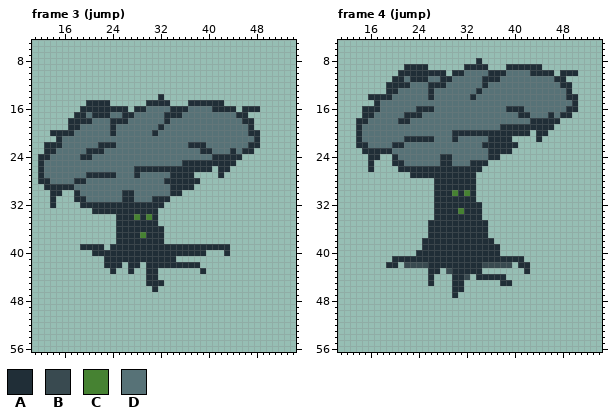
Two versions of one pixel-art file, Assets/Sprites/Player.aseprite. This is how it looked before the edit.
64x64 pixels, 16 frames. Shown: frame 3 (jump): x 11..54, y 5..56; frame 4 (jump): x 11..54, y 5..56. The commit also changed other frames, which this record leaves out.
Palette (. is transparent): A #202e37  B #394a50  C #468232  D #577277
After the commit:
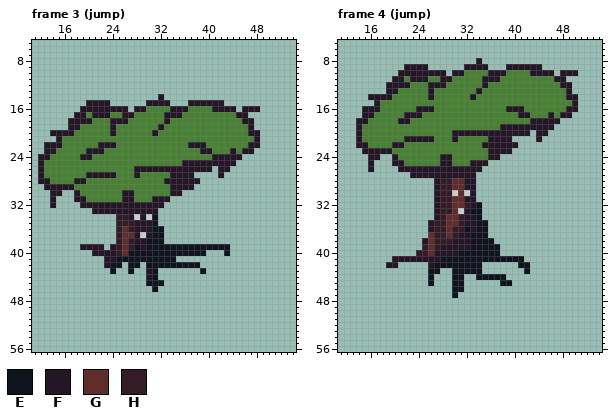
Colours new in this view: E #10141f  F #241527  G #602c2c  H #341c27
Message: player half way shaded
Edits made:
colour C: #468232 -> #c7cfcc
colour D: #577277 -> #468232
Changed rows in their new state; - is a pixel that keeps its letter.
Frame 3 (jump), layers "Leafs", "Player":
first column x 12:
14 --------------------F----------------
15 --------FFFF------FFFF---FFFFFF------
16 -------FFFFFFFF-FF----FFF----FFFF-FFF
17 ------FF-FFF--FF-----FFF---------FF--
18 -----FFFF---FFF------F------------FF-
19 -----FF-----F-------F--------------F-
20 --FFFF------F------F---------------FF
21 ---F--------------------------------F
22 -FFF------FFF------------FFF-------FF
23 -FF-----FFF----------------FF---F-FF-
24 FF-----FF--------------------FFFFF---
25 F-----------------------FFFFFFFFF----
26 F---------------FFFFFFFFFFFFF-FF-----
27 F-------FFFFF---F-----FFFF----F------
28 FF----FF-------------FFFFFF----------
29 -FFFFF----------------FFFF-----------
30 --FF--F-------FF------FF-------------
31 --F---FF------FF---FFF---------------
32 --F----FFFFFFFFFFFFFF----------------
33 ---------FFFFFFFFFFF-----------------
34 -------------HHF-F-E-----------------
35 -------------HHHFFFE-----------------
36 -------------HGHFFFEE----------------
37 -------------HGGF-FEE----------------
38 -------------HGHFFEEE----------------
39 -------FFFF-FHGHEFEEEEEEEEEEEEEE-----
40 ---------FFFFHGEEEEEEEEEEEEE---E-----
41 -----------FFEEEEEEEEEE--------------
42 -----------FEE-EE-EEEEEEEEE----------
43 ------------E--E--FE-------E---------
44 ------------------FE-----------------
45 ------------------EEE----------------
46 -------------------E-----------------
Frame 4 (jump), layers "Leafs", "Player":
first column x 14:
 8 --------------------F----------------
 9 --------FFFF------FFFF---FFFFFF------
10 -------FFFFFFFF-FF----FFF----FFFF-FFF
11 ------FF-FFF--FF-----FFF---------FF--
12 -----FFFF---FFF------F------------FF-
13 -----FF-----F-------F--------------F-
14 --FFFF------F------F---------------FF
15 ---F--------------------------------F
16 -FFF------FFF------------FFF-------FF
17 -FF-----FFF----------------FF---F-FF-
18 FF-----FF--------------------FFFFF---
19 F-----------------------FFFFFFFFF----
20 F---------------FFFFFFFFFFFFF-FF-----
21 F-------FFFFF---F-----FFFF----F------
22 FF----FF-------------FFFFFF----------
23 -FFFFF----------------FFFF-----------
24 --FF--F-------FF------FF-------------
25 --F---FF------FF---FFF---------------
26 --F----FFFFFFFFFFFFFF----------------
27 ---------FFFFFFFFFFF-----------------
28 -------------FHHGGFF-----------------
29 -------------FHHGGFF-----------------
30 -------------FHH-G-F-----------------
31 -------------FHHGGFF-----------------
32 -------------FHHGGHFE----------------
33 -------------FHHG-FEE----------------
34 -------------FHGGHFFE----------------
35 ------------FHHGGHFFEE---------------
36 ------------FHHGHHEFEE---------------
37 ------------GHHGHFFEEE---------------
38 -----------FGHHHFFFEEEE--------------
39 -----------HGHFFFFFEEEEE-------------
40 ----------HHGFFFFEEEEEEE-------------
41 ------FFFFFFFFEEEEEEEEEEEEEE---------
42 -----FF-....FEEEEEEEE.....-EE--------
43 ------------EE-.EEEEE-------E--------
44 ------------E---EE.-EEEEE------------
45 ------------E---EE------EE-----------
46 ----------------EE-------------------
47 ----------------E--------------------
